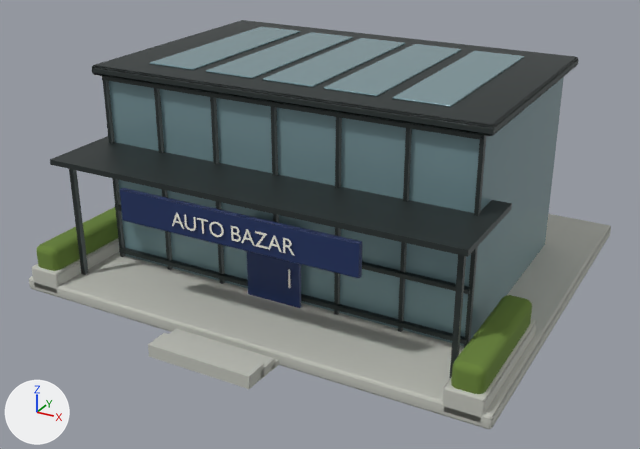
What one commit did to the glTF model public/assets/models/office.glb.
One viewpoint serves both versions: a 50 mm lens placed at (11.47, -8.0, 12.07), pointed at (0.09, 12.69, 1.72). The axes (+X, +Y, +Z) are drawn at lower left. The lights are the same throughout. The picture after the commit comes second. Where no turn or scale is listed for an object, it has been applied to the vertices. Vertices at exactly the same position are counted once.

Names of what the first picture shows: 'AUTO BAZAR sign.001', 'Entry steps.003', 'Hedge.002', 'Office door.001', 'Office mullion.007', 'Roof skylight.005'.
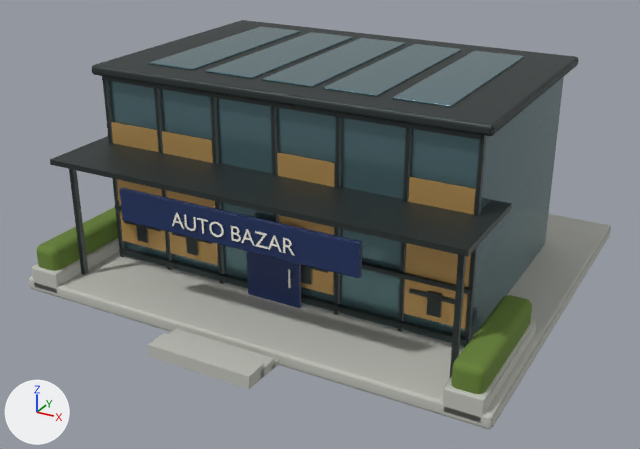
Where the newer file only moved an object's origin or applied its transform, the numbers keep the older frame.

Diff of the bpy script that builds the scene:
```diff
--- a/public/assets/models/office.glb.py
+++ b/public/assets/models/office.glb.py
@@ mat_office_glazing @@
 mat_office_glazing = principled_material('Office glazing')
-mat_office_glazing.base_color = (0.2, 0.32, 0.35)  # greyish cyan #7c99a0
-mat_office_glazing.metallic = 0.15
+mat_office_glazing.base_color = (0.14, 0.25, 0.28)  # cyan #698990
+mat_office_glazing.metallic = 0.65
 mat_office_glazing.roughness = 0.18
@@ mat_warm_office_windows @@
+mat_warm_office_windows = principled_material('Warm office windows')
+mat_warm_office_windows.base_color = (0.62, 0.38, 0.13)  # orange #cea665
+mat_warm_office_windows.metallic = 0.35
+mat_warm_office_windows.roughness = 0.23
@@ me_unit_cube_fence_graphite_960 @@
 # used by ob_office_mullion_007; location = (3.7, 10.45, 3.1)
-me_unit_cube_fence_graphite_960.from_pydata(...)  # 208 vertices, 356 faces; spans x -9.7..2.3, y -1.95..7.35, z -3.1..3.14
+me_unit_cube_fence_graphite_960.from_pydata(...)  # 272 vertices, 452 faces; spans x -9.7..2.3, y -1.95..7.35, z -3.1..3.14
+# me_unit_cube_fence_graphite_960 part 1: a new loose piece, a box spanning x -8.975..-7.625, y -0.08..-0.04, z -1.56..-1.44, in mat_fence_graphite (dark grey #404848)
+# me_unit_cube_fence_graphite_960 part 2: a new loose piece, a box spanning x 0.225..1.575, y -0.08..-0.04, z -1.56..-1.44, in mat_fence_graphite (dark grey #404848)
+# me_unit_cube_fence_graphite_960 part 3: a new loose piece, a box spanning x -2.96..-2.6, y -0.1..-0.06, z -2.025..-1.375, in mat_fence_graphite (dark grey #404848)
+# me_unit_cube_fence_graphite_960 part 4: a new loose piece, a box spanning x -8.48..-8.12, y -0.1..-0.06, z -2.025..-1.375, in mat_fence_graphite (dark grey #404848)
+# me_unit_cube_fence_graphite_960 part 5: a new loose piece, a box spanning x 0.72..1.08, y -0.1..-0.06, z -2.025..-1.375, in mat_fence_graphite (dark grey #404848)
+# me_unit_cube_fence_graphite_960 part 6: a new loose piece, a box spanning x -7.175..-5.825, y -0.08..-0.04, z -1.56..-1.44, in mat_fence_graphite (dark grey #404848)
+# me_unit_cube_fence_graphite_960 part 7: a new loose piece, a box spanning x -6.68..-6.32, y -0.1..-0.06, z -2.025..-1.375, in mat_fence_graphite (dark grey #404848)
+# other edits to the shape of me_unit_cube_fence_graphite_960 do not show in these pictures
 me_unit_cube_fence_graphite_960.materials.append(mat_fence_graphite)
@@ me_unit_cube_warm_office_windows_001 @@
+me_unit_cube_warm_office_windows_001.from_pydata(...)  # a box spanning x -0.82..0.82, y -0.02..0.02, z -1.85..1.85; a box spanning x 4.69..6.34, y -0.02..0.02, z -1.85..1.85; a box spanning x 0.97..2.62, y -0.02..0.02, z -1.85..1.85; a box spanning x 8.38..10.02, y -0.02..0.02, z -1.85..1.85
+me_unit_cube_warm_office_windows_001.materials.append(mat_warm_office_windows)  # orange #cea665
@@ ob_warm_reflected_interior_004 @@
+ob_warm_reflected_interior_004 = bpy.data.objects.new('Warm reflected interior.004', me_unit_cube_warm_office_windows_001)
+ob_warm_reflected_interior_004.location = (-4.6, 10.43, 2.75)
```

Boxes (x1, y1, x2, y2) around the edits, measured in the pictures (640 x 449 px):
'Roof skylight.005', recoloured, surface changed (darker): (109, 27, 564, 346) in both
'Warm reflected interior.004', added (orange): after (111, 122, 476, 329)
part 1 of me_unit_cube_fence_graphite_960, added: after (124, 221, 161, 231)
part 2 of me_unit_cube_fence_graphite_960, added: after (409, 288, 455, 304)
part 3 of me_unit_cube_fence_graphite_960, added (mostly hidden): after (301, 264, 312, 285)
part 4 of me_unit_cube_fence_graphite_960, added: after (136, 224, 148, 243)
part 5 of me_unit_cube_fence_graphite_960, added: after (426, 291, 442, 318)
part 6 of me_unit_cube_fence_graphite_960, added: after (172, 233, 212, 244)
part 7 of me_unit_cube_fence_graphite_960, added: after (186, 236, 198, 255)
